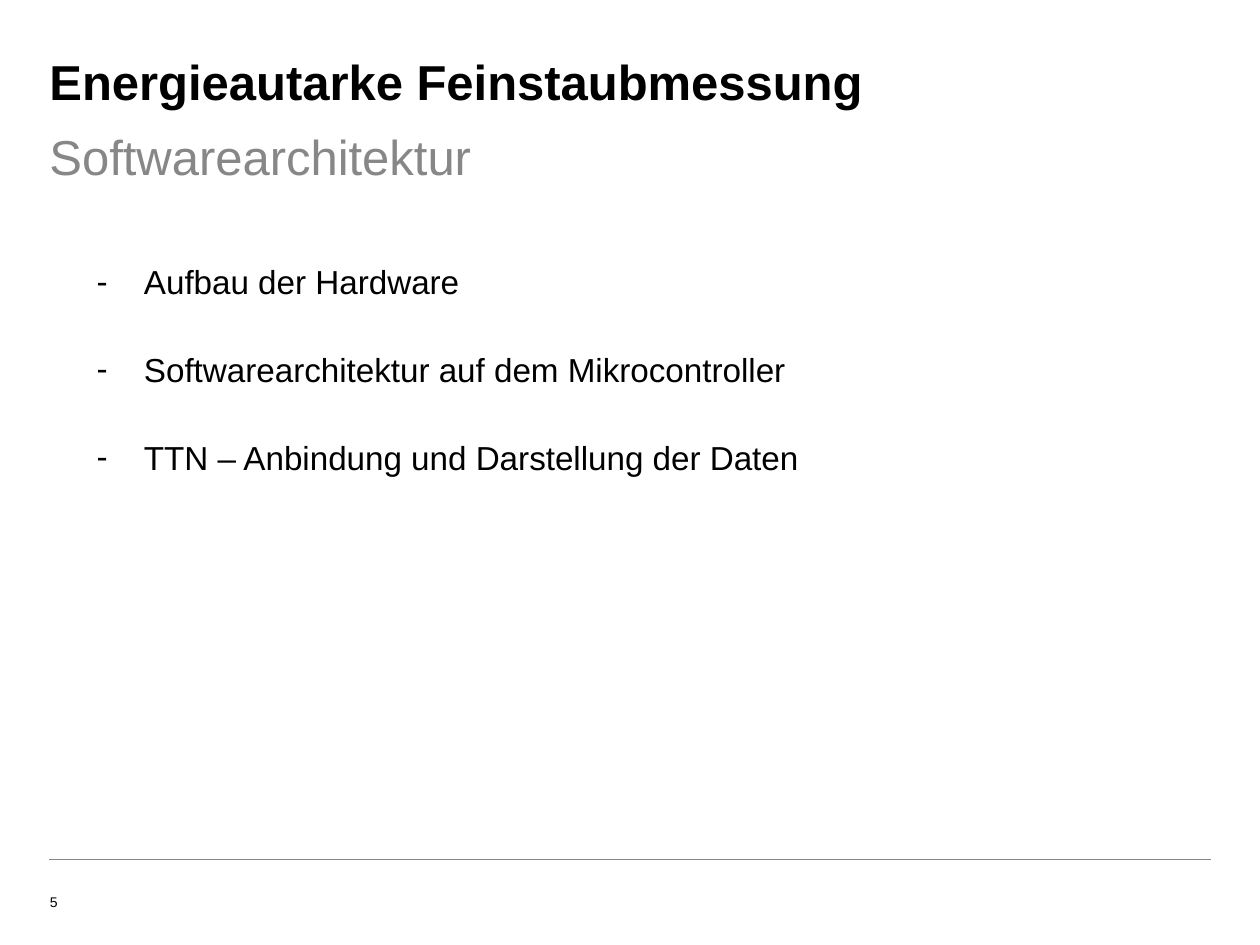
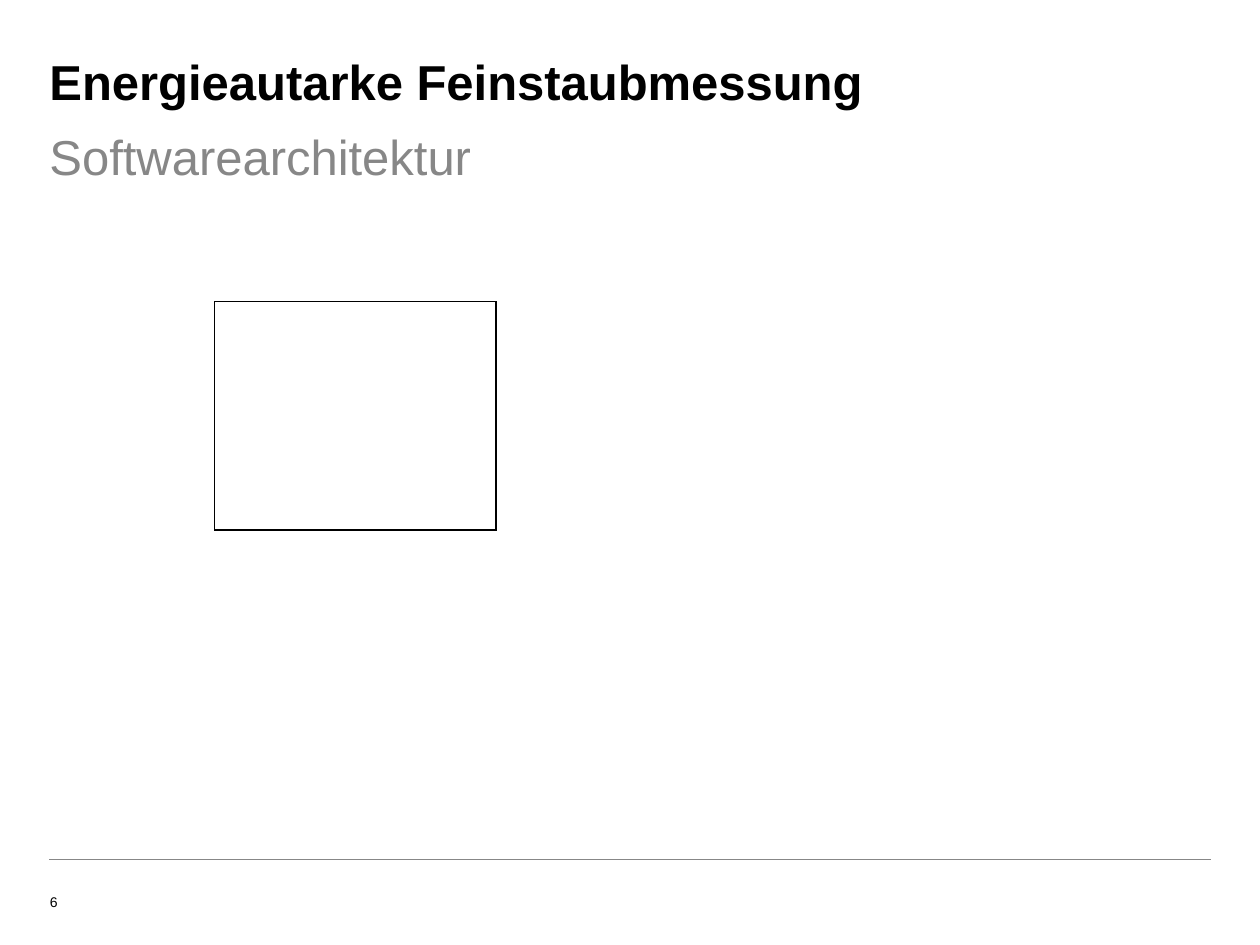
Before and after one commit to AdavVegab/LoRaWAN_embeddedSystems, a slide deck: slide 6 of Präsentation_10_12_2019.pptx (slide 5 before the commit). Drawn at 1260x945 pixels with LibreOffice and Linux fonts; fonts in the diff are those of the drawing; background and template pictures are left out. Boxes give left, top, right and bottom in pixels: in the first picture for what was removed or moved away, otherwise in the second. Text is boxed around its words. In the diff, an @@ line names an element or a change of style, - is before the commit and + after.

Commit message:
push

```diff
--- a/Präsentation_10_12_2019.pptx
+++ b/Präsentation_10_12_2019.pptx
@@ text removed at box(144, 270, 799, 476) @@
-– Aufbau der Hardware
-– Softwarearchitektur auf dem Mikrocontroller
-– TTN – Anbindung und Darstellung der Daten
@@ rectangle added at box(214, 301, 495, 529), fill #FFFFFF, outline #000000 1 pt @@
@@ page number at box(50, 897, 58, 907): text changed @@
-5
+6
```
Also in this commit, not shown: 1 other slide changed, 1 slide added.
